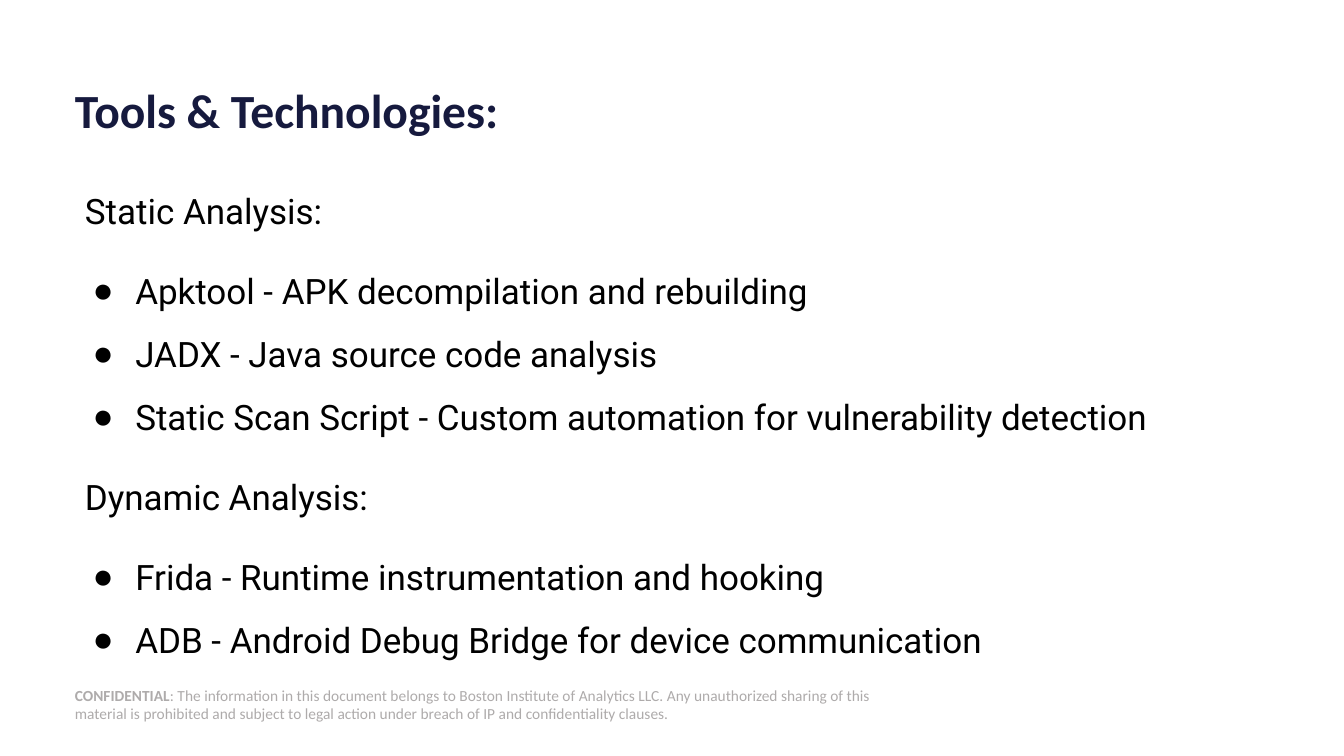
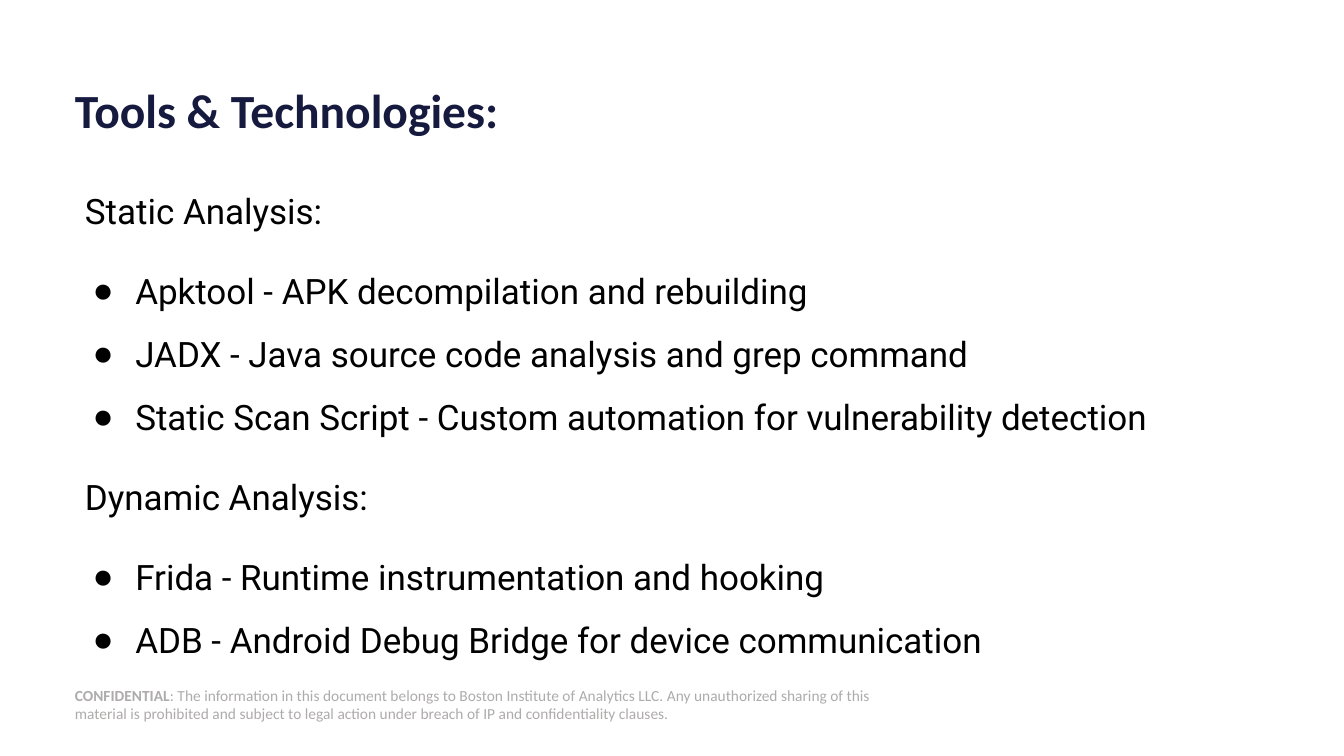
Before and after one commit to ArKosana/kosana-capstone-mobile-hardening, a slide deck: slide 5 of slides/kosana capstone.pptx. Drawn at 1344x756 pixels with LibreOffice and Linux fonts; fonts in the diff are those of the drawing; background and template pictures are left out. Boxes give left, top, right and bottom in pixels: in the first picture for what was removed or moved away, otherwise in the second. Text is boxed around its words. In the diff, an @@ line names an element or a change of style, - is before the commit and + after.

```diff
--- a/slides/kosana capstone.pptx
+++ b/slides/kosana capstone.pptx
@@ text at (x1=135, y1=340, x2=967, y2=375): text changed @@
-● JADX - Java source code analysis
+● JADX - Java source code analysis and grep command
```
Also in this commit, not shown: 3 other slides changed, 1 other file.
